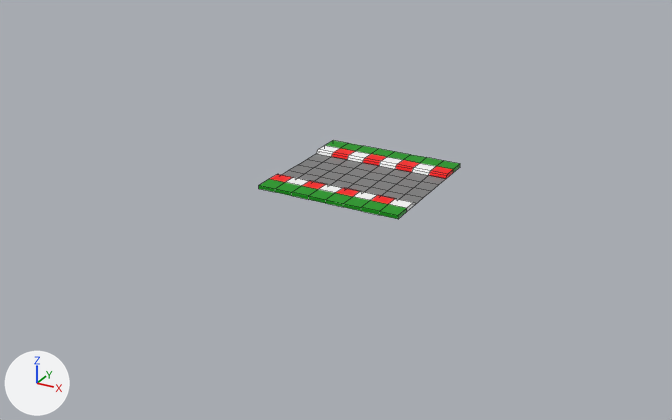
Renders of the Blender file Assets/Generation/RacingPieces/Straight.blend from each side of a commit.
Before and after are seen from a 50 mm camera at (5.3, -10.36, 4.62) aimed at (-0.21, -0.35, -0.39). Every picture has the same lights, and +X, +Y and +Z are marked at lower left. Mesh edges are drawn as thin lines.
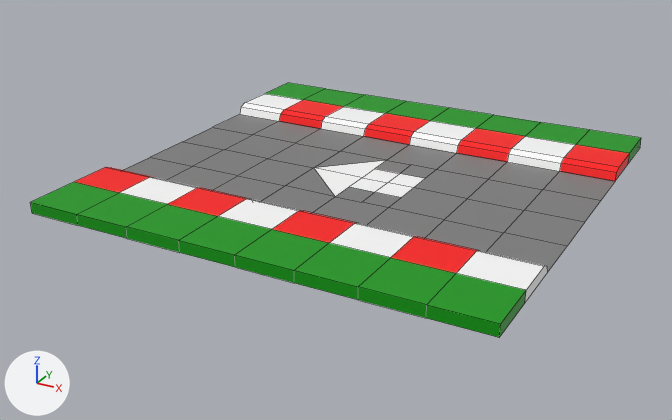
The change in detail:
me_plane is used by ob_plane; location (0.0, 0.0, 0.0).
me_plane had 121 vertices, 104 faces and spanned x -1.0..1.0, y -1.0..1.0, z 0.0..0.05.
me_plane now has 130 vertices, 112 faces and spans x -1.0..1.0, y -1.0..1.0, z 0.0..0.05.
Part 1, on me_plane:
8 faces are deleted.
9 vertices are added at x 0.0..0.25, y -0.25..0.25, z 0.0.
6 new faces join them, mat_whitepaint (white #ffffff).
10 new faces join them, mat_road (grey #7f7f7f).
Object 'Plane' (ob_plane) is rescaled from (1.0, 1.0, 1.0) to (3.0, 3.0, 3.0).

What differs and where, as boxes [x1, y1, x2, y2] in the pictures (672 x 420 px):
'Plane', reshaped, rescaled (202% wider, 220% taller)
    before: [259, 140, 460, 219]
    after: [31, 83, 641, 338]
part 1 of me_plane, built on
    before: [338, 166, 404, 192]
    after: [286, 145, 488, 225]
